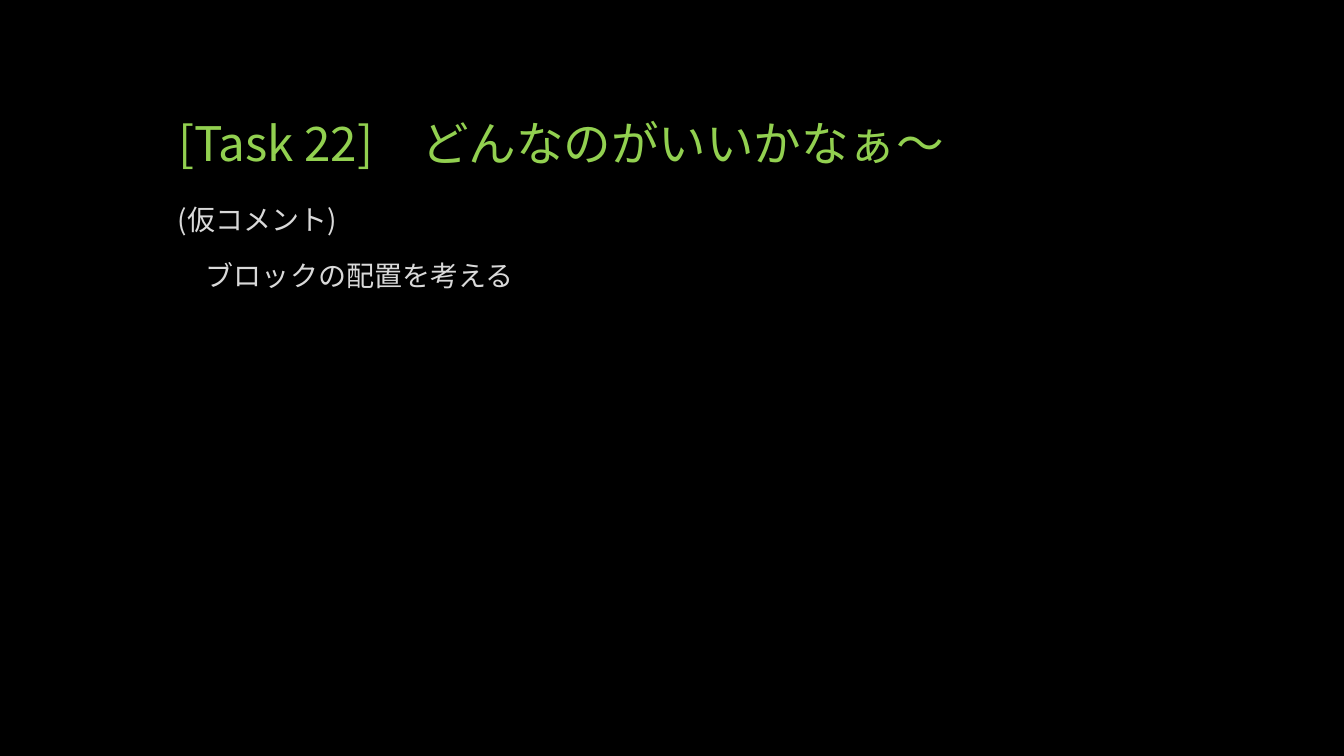
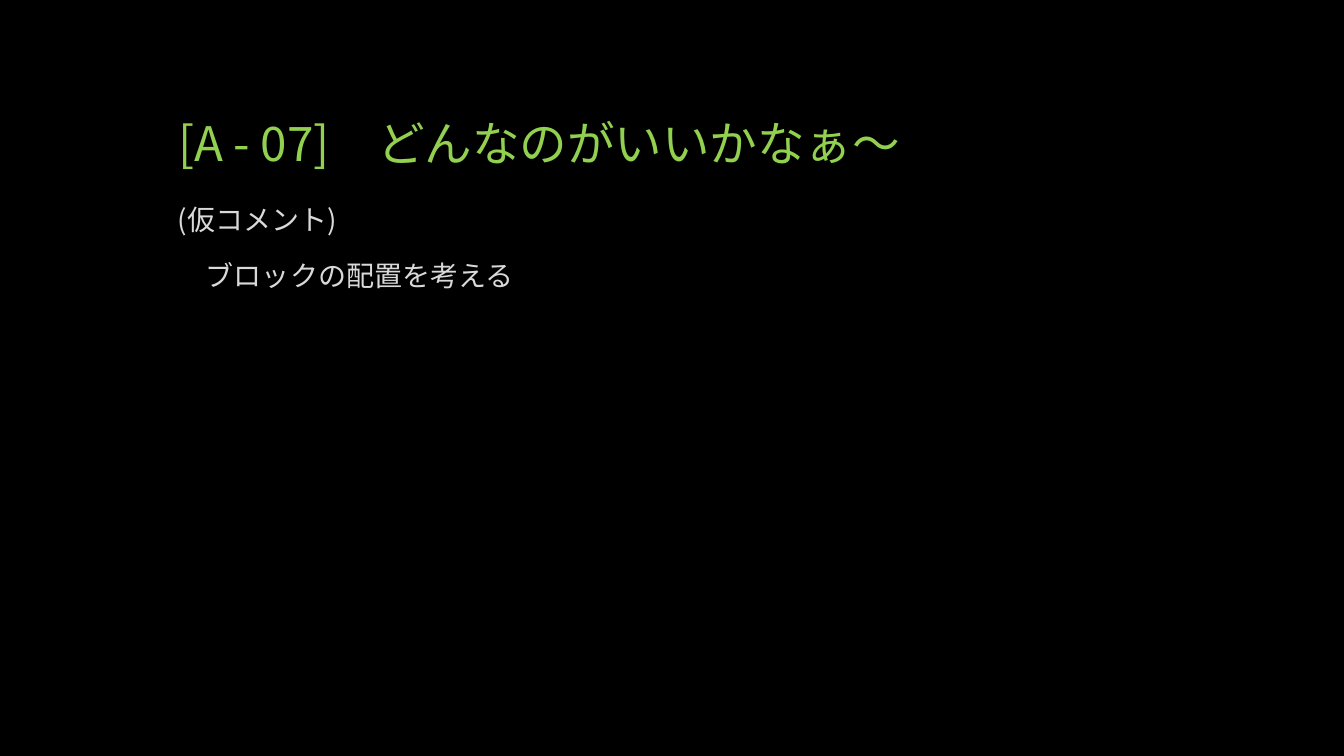
Before and after one commit to webfrontier/BreakOut, a slide deck: slide 62 of doc/インターンスライド資料.pptx (slide 68 before the commit). Drawn at 1344x756 pixels with LibreOffice and Linux fonts; fonts in the diff are those of the drawing. Boxes give left, top, right and bottom in pixels: in the first picture for what was removed or moved away, otherwise in the second. Text is boxed around its words. In the diff, an @@ line names an element or a change of style, - is before the commit and + after.

```diff
--- a/doc/インターンスライド資料.pptx
+++ b/doc/インターンスライド資料.pptx
@@ title at box(178, 121, 900, 169): text changed @@
-[Task 22] どんなのがいいかなぁ～
+[A - 07] どんなのがいいかなぁ～
```
Also in this commit, not shown: 72 other slides changed, 7 slides added.
